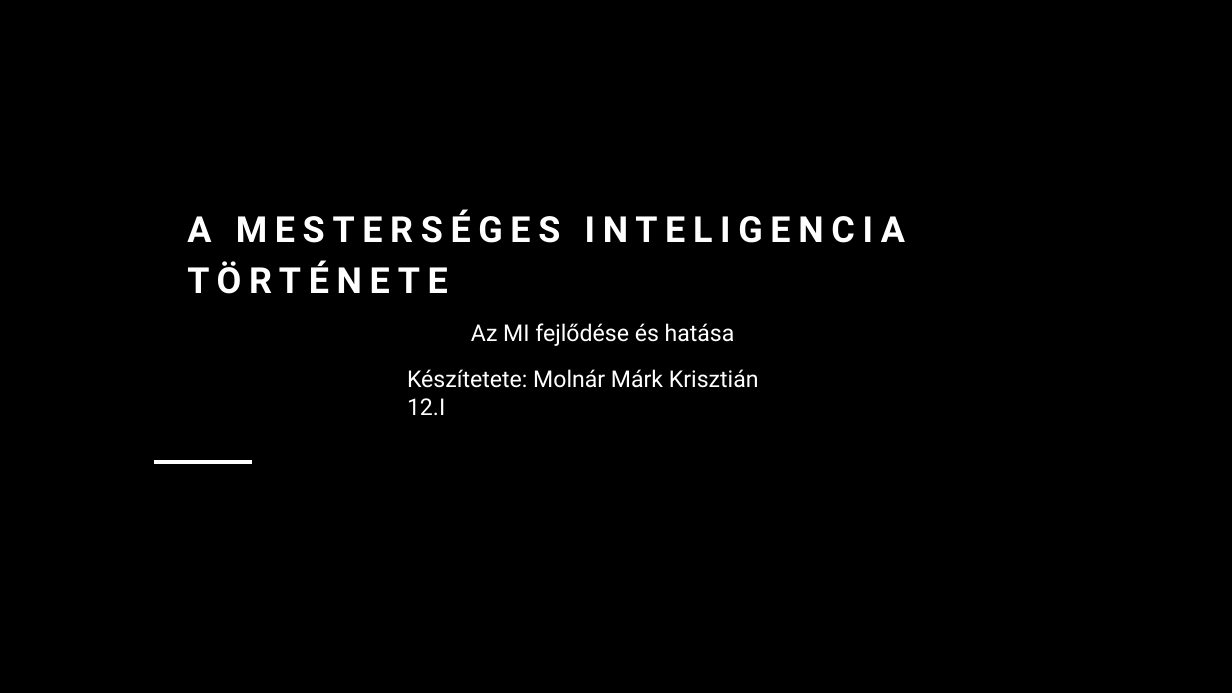
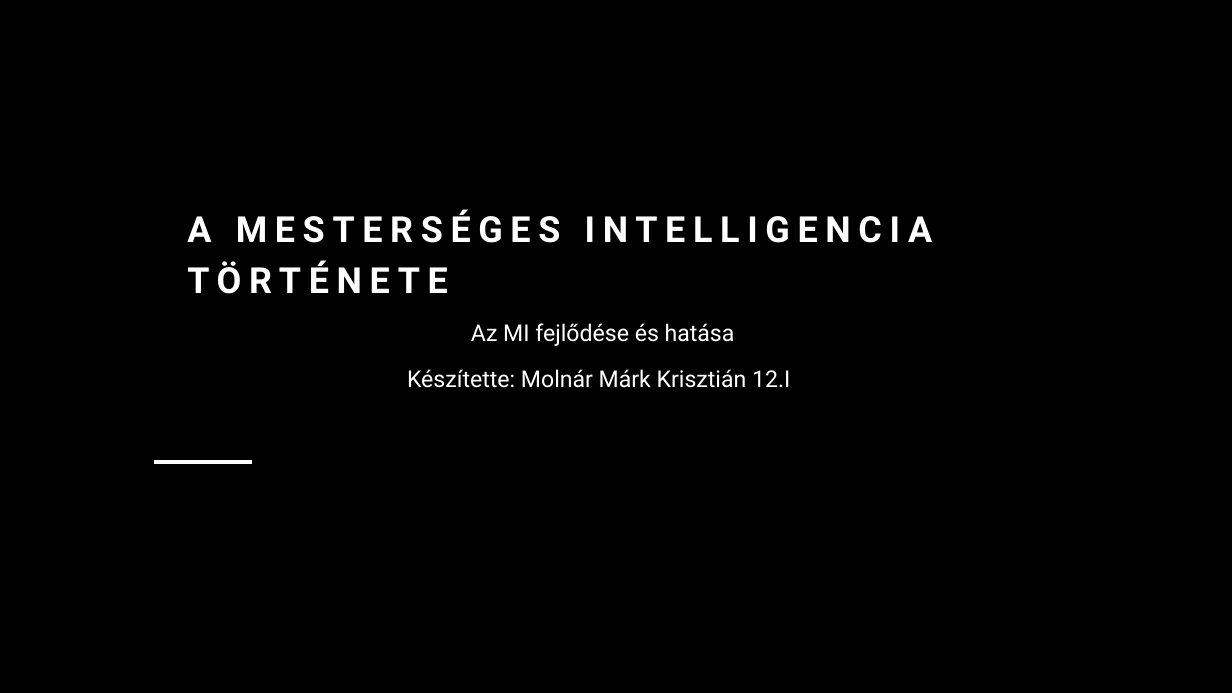
Before and after one commit to kizsi2024/12I-SZ, a slide deck: slide 1 of Molnár Márk/MI Prezi.pptx. Drawn at 1232x693 pixels with LibreOffice and Linux fonts; fonts in the diff are those of the drawing; background and template pictures are left out. Boxes give left, top, right and bottom in pixels: in the first picture for what was removed or moved away, otherwise in the second. Text is boxed around its words. In the diff, an @@ line names an element or a change of style, - is before the commit and + after.

```diff
--- a/Molnár Márk/MI Prezi.pptx
+++ b/Molnár Márk/MI Prezi.pptx
@@ title at bbox=[187, 209, 933, 294]: text changed @@
-A MESTERSÉGES INTELIGENCIA TÖRTÉNETE
+A MESTERSÉGES INTELLIGENCIA TÖRTÉNETE
@@ text at bbox=[407, 369, 790, 388]: text changed @@
-Készítetete: Molnár Márk Krisztián 12.I
+Készítette: Molnár Márk Krisztián 12.I
```
Also in this commit, not shown: 12 other slides changed, 4 other files.
